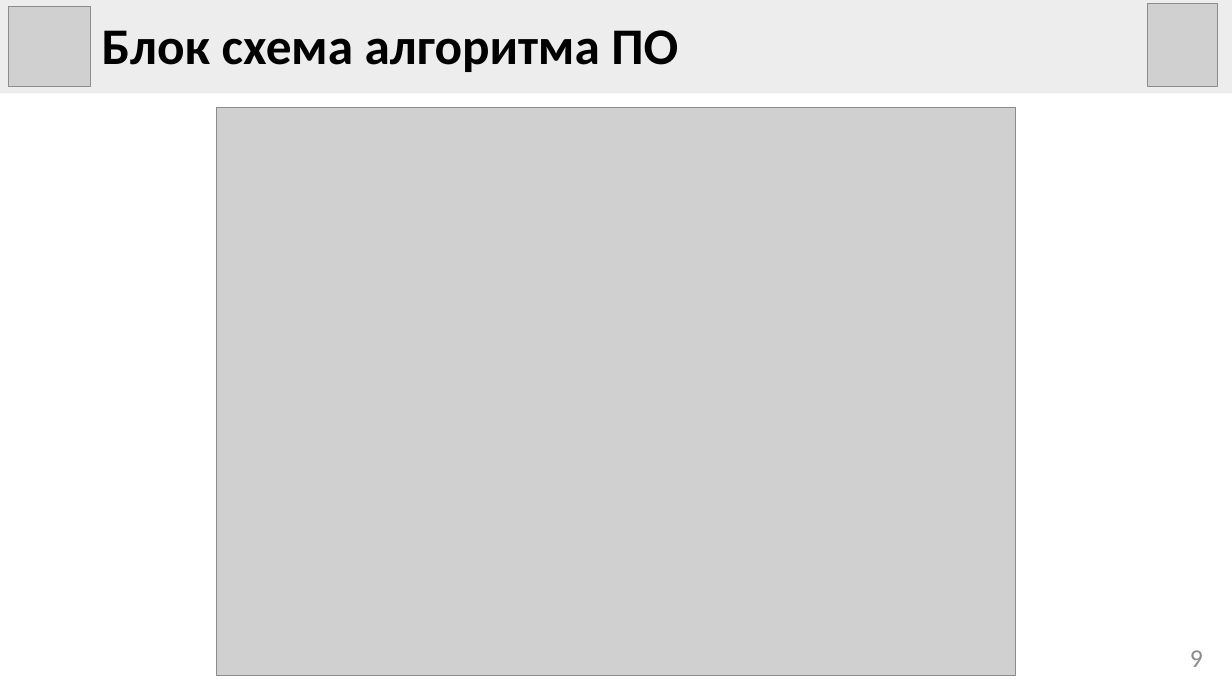
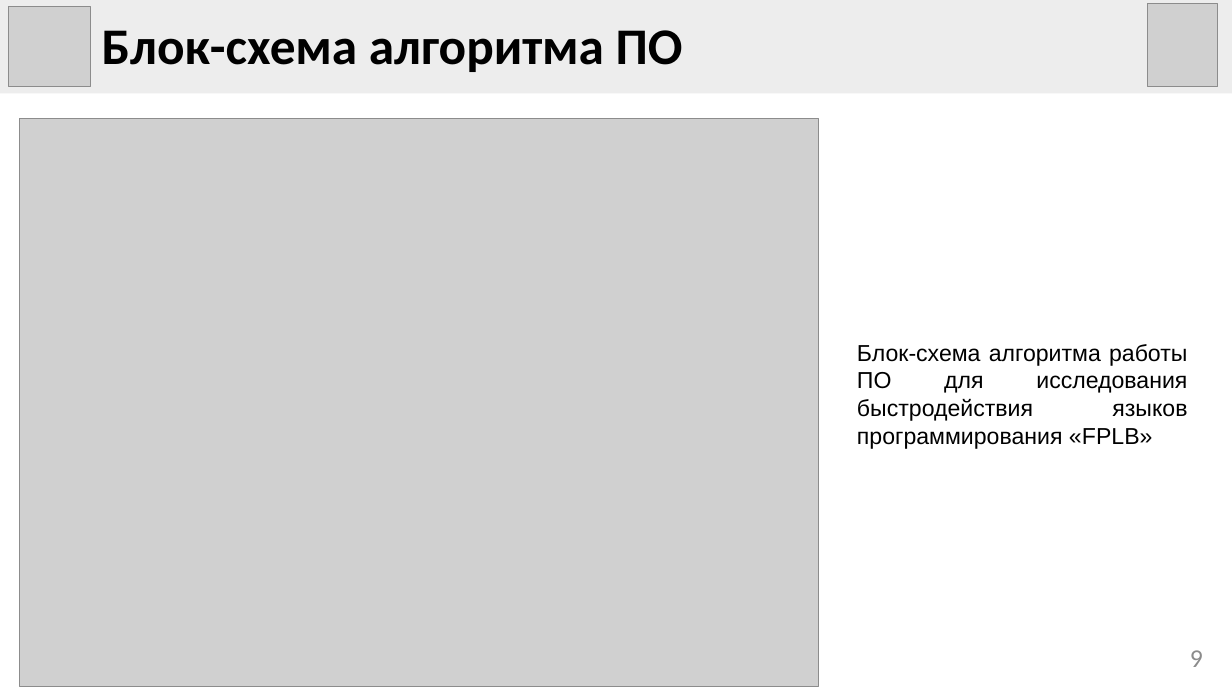
Before and after one commit to eleven5150/mips-emulation, a slide deck: slide 9 of docs/presentation/presentation.pptx. Drawn at 1232x693 pixels with LibreOffice and Linux fonts; fonts in the diff are those of the drawing; grey boxes stand for pictures. Boxes give left, top, right and bottom in pixels: in the first picture for what was removed or moved away, otherwise in the second. Text is boxed around its words. In the diff, an @@ line names an element or a change of style, - is before the commit and + after.

```diff
--- a/docs/presentation/presentation.pptx
+++ b/docs/presentation/presentation.pptx
@@ text in rectangle at (x1=102, y1=30, x2=683, y2=72): text changed @@
-Блок схема алгоритма ПО
+Блок-схема алгоритма ПО
@@ picture moved from (x1=216, y1=108, x2=1016, y2=676) to (x1=19, y1=118, x2=819, y2=686) @@
@@ text added at (x1=857, y1=344, x2=1187, y2=449), 18 pt, text #000000 @@
+Блок-схема алгоритма работы ПО для исследования быстродействия языков программирования «FPLB»
```
Also in this commit, not shown: 1 other slide changed, 1 slide added, 1 other file.
